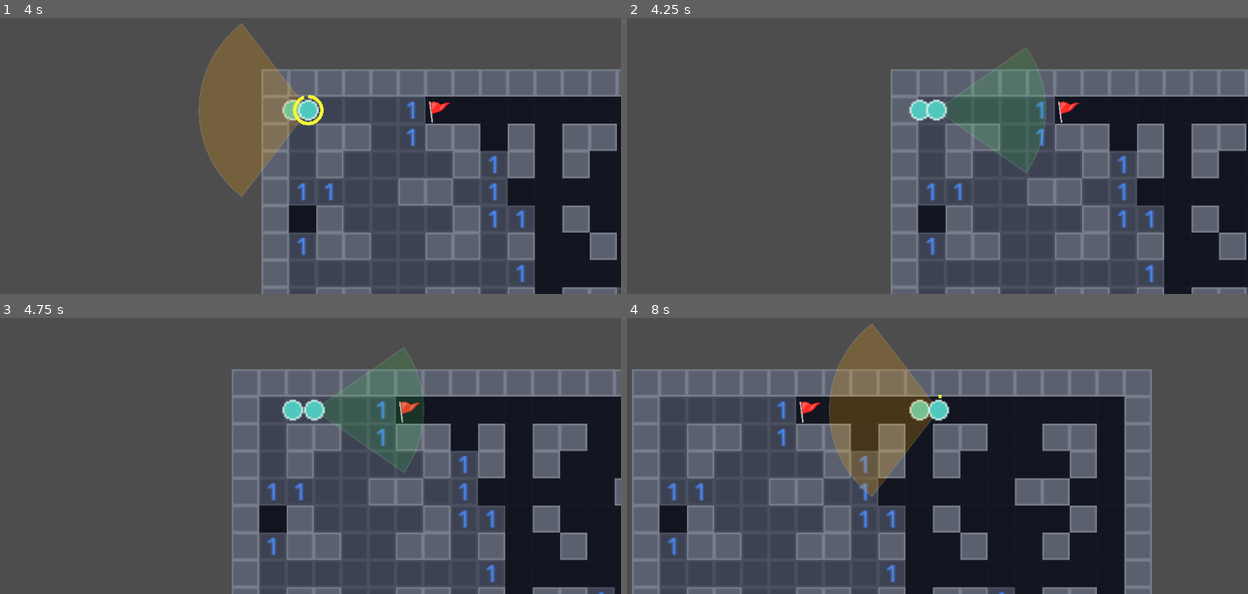
Above: before the commit, frames 1-4 (two rows, left to right).
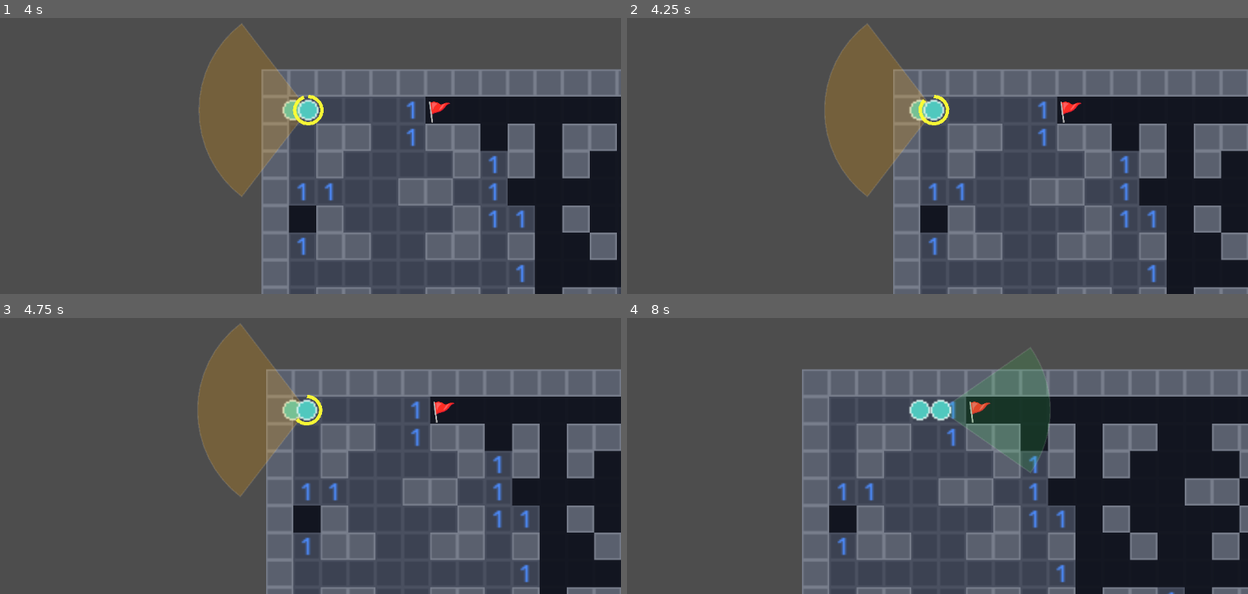
Above: after the commit, the same moments.

Repository: MayraSRS04/Darkfield
Game: Godot game, scene res://scenes/01_juego.tscn
The game is run twice, just before and just after one commit, with the same random seed, the same clock (stepped at 60 frames per second) and the same inputs. This scene is started directly instead of the project's main scene.
Inputs:
- Up to frame 1 (4 s): tap Enter at 0.5 s; hold Right (ui_right) 0.53-1.28 s; tap F every 0.75 s from 0.6 to 3.6 s; tap Space at 0.77, 1.52, 3.02, 3.77 s; hold Down (ui_down) 1.28-2.03 s; hold Right (ui_right) 2.03-2.78 s; hold Up (ui_up) 2.78-3.53 s; hold Left (ui_left) from 3.53 s (still down)
- Up to frame 2 (4.25 s): keep holding Left (ui_left)
- Up to frame 3 (4.75 s): keep holding Left (ui_left); tap F at 4.35 s; tap Space at 4.52 s
- Up to frame 4 (8 s): release Left (ui_left) at 5.03 s; hold Down (ui_down) 5.03-5.78 s; tap F every 0.75 s from 5.1 to 7.35 s; hold Right (ui_right) 5.78-6.53 s; tap Space at 6.02, 6.77, 7.52 s; hold Up (ui_up) 6.53-7.28 s; hold Right (ui_right) from 7.28 s (still down)

Frame 1 is identical in both runs. In frame 2, 11% of the frame differs, in the area x 31-100%, y 2-100%; in frame 3, 29%; in frame 4, 55%, in the area x 0-100%, y 2-100%.

Commit message:
fix estado sospechando cazador

Diff:
--- a/actors/cazador.gd
+++ b/actors/cazador.gd
@@ -95,19 +95,27 @@
 		_avanzar_ruta()
 
 func _sospechar(delta: float) -> void:
-	timer_sospecha += delta
-	if timer_sospecha >= GameManager.TIEMPO_ESPERA_PATRULLA:
-		estado = Estado.PERSIGUIENDO
-		timer_perdida = 0.0
-		ruta = []
-		moviendose = false
-		GameManager.reportar_deteccion(true)
-		return
-	if not moviendose:
-		var ruta_hacia := _calcular_ruta(_celda_actual(), _celda_de(ultima_pos_vista))
-		if not ruta_hacia.is_empty():
-			ruta = ruta_hacia
-			_avanzar_ruta()
+	if _ve_al_jugador():
+		timer_sospecha += delta
+		if timer_sospecha >= GameManager.TIEMPO_ESPERA_PATRULLA:
+			estado = Estado.PERSIGUIENDO
+			timer_perdida = 0.0
+			ruta = []
+			moviendose = false
+			GameManager.reportar_deteccion(true)
+			return
+		if not moviendose:
+			var ruta_hacia := _calcular_ruta(_celda_actual(), _celda_de(ultima_pos_vista))
+			if not ruta_hacia.is_empty():
+				ruta = ruta_hacia
+				_avanzar_ruta()
+	else:
+		timer_sospecha -= delta * 1.5
+		if timer_sospecha <= 0.0:
+			timer_sospecha = 0.0
+			estado = Estado.NORMAL
+			ruta = []
+			moviendose = false
 
 func _perseguir(delta: float) -> void:
 	if _ve_al_jugador():
